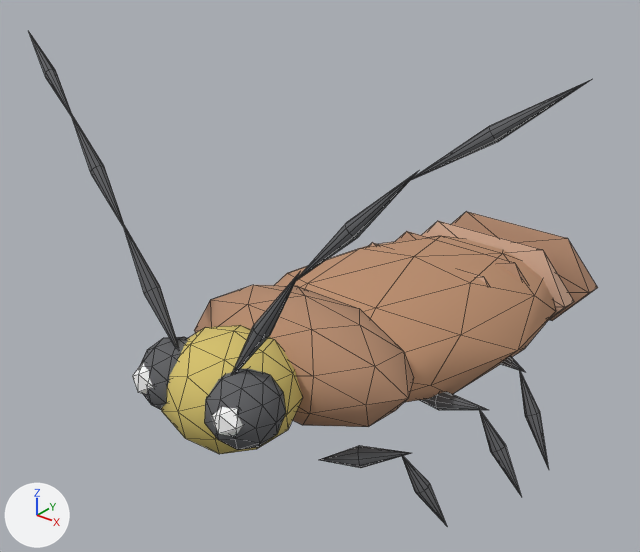
The glTF model web-forest/public/model/species/periplaneta-americana.glb as it was, and as the next commit left it.
Camera for both pictures: a camera (50 mm lens) standing at (0.428, -0.628, 0.495) and looking at (-0.051, -0.029, 0.124). The axes (+X, +Y, +Z) are drawn at lower left. The lights are the same throughout. The older version comes first. Mesh edges are drawn as thin lines. Where no turn or scale is listed for an object, it has been applied to the vertices. Vertices at exactly the same position are counted once.

Objects in the first picture: 'abdomen', 'antenna-l0', 'antenna-l1', 'antenna-l2', 'antenna-r0', 'eye-l', 'eye-r', 'head', 'leg0-l0', 'leg1-l0', 'leg2-l0', 'pronotum' and 2 more.
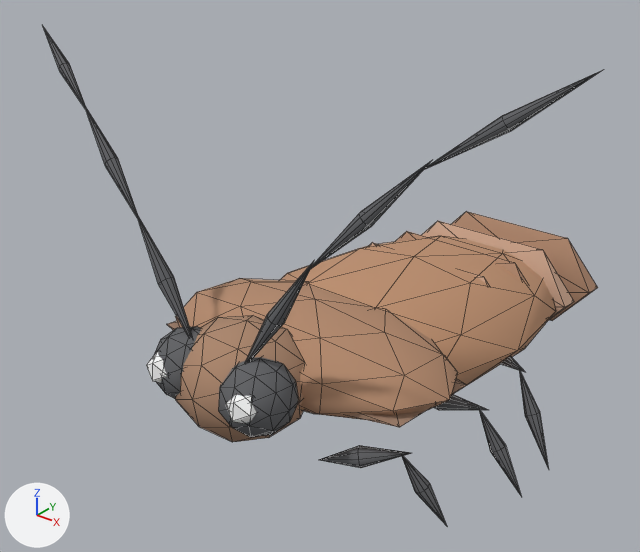
What changed in the scene script:
```text
Change me_mesh_1:
    used by ob_pronotum; parent = ob_abdomen; location = (0.0, -0.171, 0.00708)
    remove me_mesh_1.from_pydata(...)  # 42 vertices, 80 faces; spans x -0.112..0.112, y -0.066..0.066, z -0.054..0.054
    add me_mesh_1.from_pydata(...)  # 54 vertices, 100 faces; spans x -0.141..0.141, y -0.093..0.093, z -0.042..0.042
    me_mesh_1 part 1: the whole mesh is rebuilt
Change me_mesh_2:
    where me_mesh_2.from_pydata(...)  # 42 vertices, 80 faces; spans x -0.0586..0.0586, y -0.0565..0.0565, z -0.0498..0.0498
    used by ob_head; parent = ob_pronotum; location = (0.0, -0.0864, -0.00354)
    me_mesh_2 part 2: 80 faces centred in x -0.0519..0.0519, y -0.0501..0.0501, z -0.0441..0.0441 are repainted in the vertex colours; the middle colour goes from yellow #d6c26d to brown #ac876d
Change ob_pronotum:
    ob_pronotum.location: (0.0, -0.171, 0.00708) -> (0.0, -0.157, 0.0118)
Change ob_eye_l:
    ob_eye_l.location: (0.036, -0.23, 0.117) -> (0.036, -0.215, 0.12)
Change ob_eye_r:
    ob_eye_r.location: (-0.036, -0.23, 0.117) -> (-0.036, -0.215, 0.12)
```

Pixel boxes [x1, y1, x2, y2] of what changed, in the pictures (640 x 552 px):
'pronotum', reshaped, moved (36% wider)
    before: [194, 285, 414, 427]
    after: [167, 278, 466, 427]
'head', recoloured, moved
    before: [161, 325, 303, 454]
    after: [175, 316, 305, 442]
'eye-l', moved
    before: [205, 368, 286, 450]
    after: [218, 357, 298, 437]
'eye-r', moved
    before: [132, 337, 188, 410]
    after: [146, 327, 201, 399]
'antenna-r0', moved
    before: [121, 220, 178, 347]
    after: [136, 213, 192, 337]
'antenna-l2', moved
    before: [411, 79, 592, 180]
    after: [425, 69, 604, 169]
'antenna-r1', moved
    before: [70, 112, 124, 226]
    after: [84, 104, 138, 217]
'antenna-l0', moved
    before: [232, 272, 300, 374]
    after: [246, 261, 314, 362]
'antenna-l1', moved
    before: [297, 171, 418, 280]
    after: [310, 160, 432, 269]
'antenna-r2', moved
    before: [29, 32, 72, 117]
    after: [42, 25, 86, 108]
